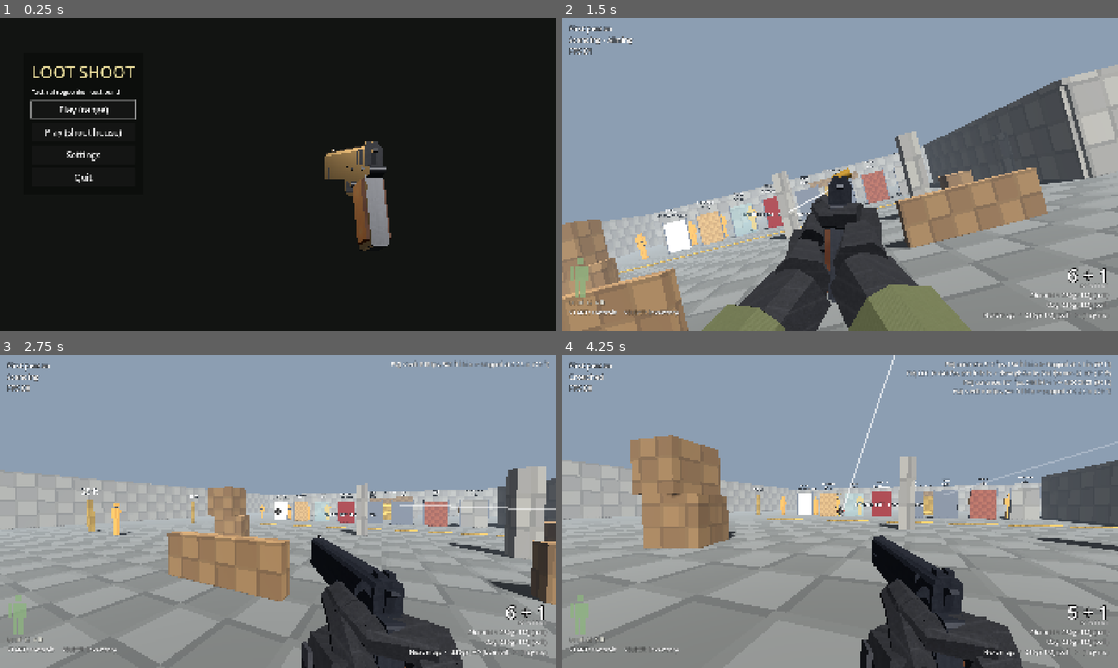
Above: before the commit, frames 1-4 (two rows, left to right).
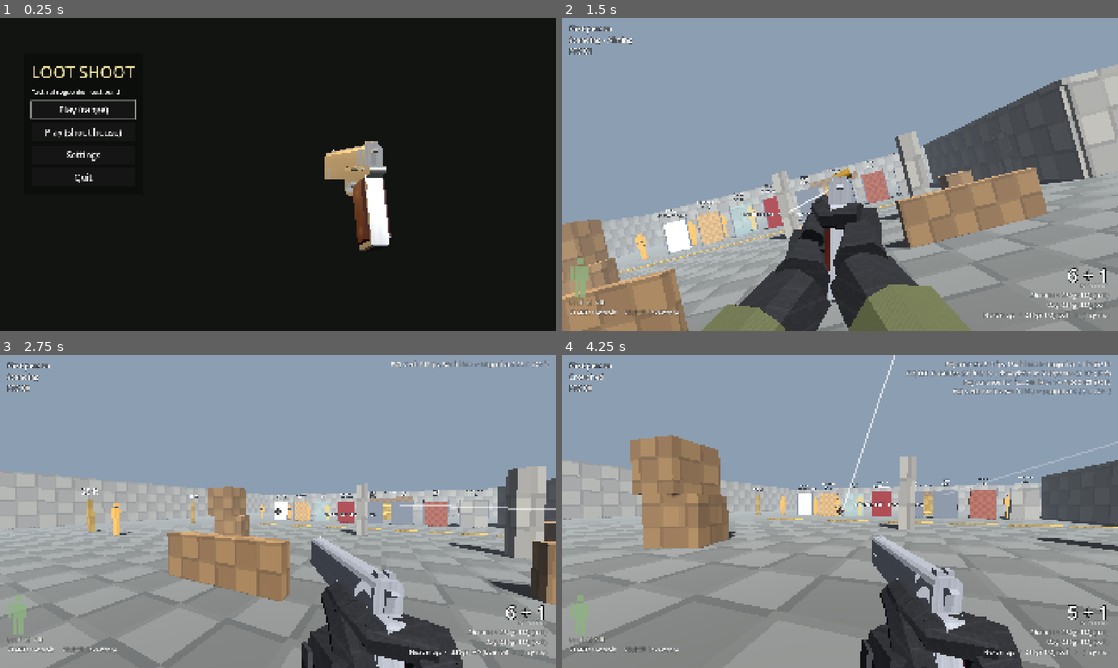
Above: after the commit, the same moments.

Repository: Beefnasty96/Loot-shoot-
Game: Godot game, scene res://scenes/main_menu.tscn
Same seed, same stepped clock (60 frames per second), same inputs: the game is played once before the commit and once after it.
Inputs (mouse positions are in pixels of both pictures, inside the frame that each line leads up to):
- Up to frame 1 (0.25 s): no input
- Up to frame 2 (1.5 s): click "Play (range)" at 0.5 s; tap Enter at 1.25 s; move the mouse to (962, 158) at 1.27 s; hold E (lean_right) from 1.28 s (still down); hold Right mouse button (aim) from 1.28 s (still down); click (962, 158) at 1.42 s
- Up to frame 3 (2.75 s): move the mouse to (250, 511) at 2.02 s; release E (lean_right) at 2.03 s; release Right mouse button (aim) at 2.03 s; hold W (move_forward) from 2.03 s (still down); tap ] (ammo_next) at 2.1 s
- Up to frame 4 (4.25 s): keep holding W (move_forward); move the mouse to (851, 505) at 2.77 s; tap [ (ammo_prev) at 2.85 s; move the mouse to (834, 517) at 3.52 s; tap Ctrl (crouch) at 3.6 s; click (834, 517) at 3.67 s

The runs differ from the first frame. In frame 1, 1.9% of the frame differs, in the area x 58-71%, y 39-75%; in frame 2, 0.7%; in frame 3, 2.5%, in the area x 55-73%, y 57-100%; in frame 4, 2.5%.

Commit message:
1911: stainless Government Model look from a reference photo
- Brushed stainless flats (brushing runs lengthwise via per-axis planar
  UVs), bead-blasted top rib and small parts, low metallic so it reads
  silver without reflection probes
- Rosewood double-diamond grips with slotted screws
- Roll marks as transparent decals (generic: GOVERNMENT MODEL, M1911 A1
  U.S. ARMY, serial; no maker names)
- Ramped front sight, plunger tube, visible pins on the right
- Same nodes, markers and dimensions: parts, animation and tests unchanged
- Re-rendered inventory icons; stock grips are now rosewood

Co-Authored-By: Claude Opus 5.5 <noreply@anthropic.com>
Claude-Session: https://claude.ai/code/session_01QXqqGyHiPX8ozsMC328raT

Diff:
--- a/scripts/weapons/weapon_db.gd
+++ b/scripts/weapons/weapon_db.gd
@@ -62,8 +62,8 @@
 		scene = "res://assets/weapons/parts/supp_45.glb", value = 700,
 		description = "Subsonic .45 is quiet through a can: about 30% as loud, no flash. Heavy on the front."},
 	# --- grips
-	"grips_1911_walnut": {name = "1911 walnut grips", type = "grips_1911", weight = 0.05, scene = "", size = Vector2i(1, 1),
-		description = "Double-diamond checkered walnut."},
+	"grips_1911_walnut": {name = "1911 rosewood grips", type = "grips_1911", weight = 0.05, scene = "", size = Vector2i(1, 1),
+		description = "Double-diamond checkered rosewood, the stock grips."},
 	"grips_1911_rubber": {name = "1911 wraparound rubber grips", type = "grips_1911", weight = 0.06, ergo = 6, recoil = -0.06, size = Vector2i(1, 1),
 		scene = "res://assets/weapons/parts/grips_1911_rubber.glb", value = 40,
 		description = "Finger grooves, soaks up some kick."},
Binary file changed: assets/icons/barrel_1911_gi.png
Binary file changed: assets/icons/barrel_1911_threaded.png
Binary file changed: assets/icons/grips_1911_rubber.png
Binary file changed: assets/icons/grips_1911_walnut.png
Binary file changed: assets/icons/kabar.png
Binary file changed: assets/icons/light_m3.png
Binary file changed: assets/icons/m1911.png
Binary file changed: assets/icons/rail_1911.png
Binary file changed: assets/icons/sights_1911_night.png
Binary file changed: assets/icons/supp_45.png
Binary file changed: assets/weapons/m1911/m1911.glb
Binary file added: assets/weapons/m1911/m1911_grip_rosewood.png
(and 22 more such lines)
